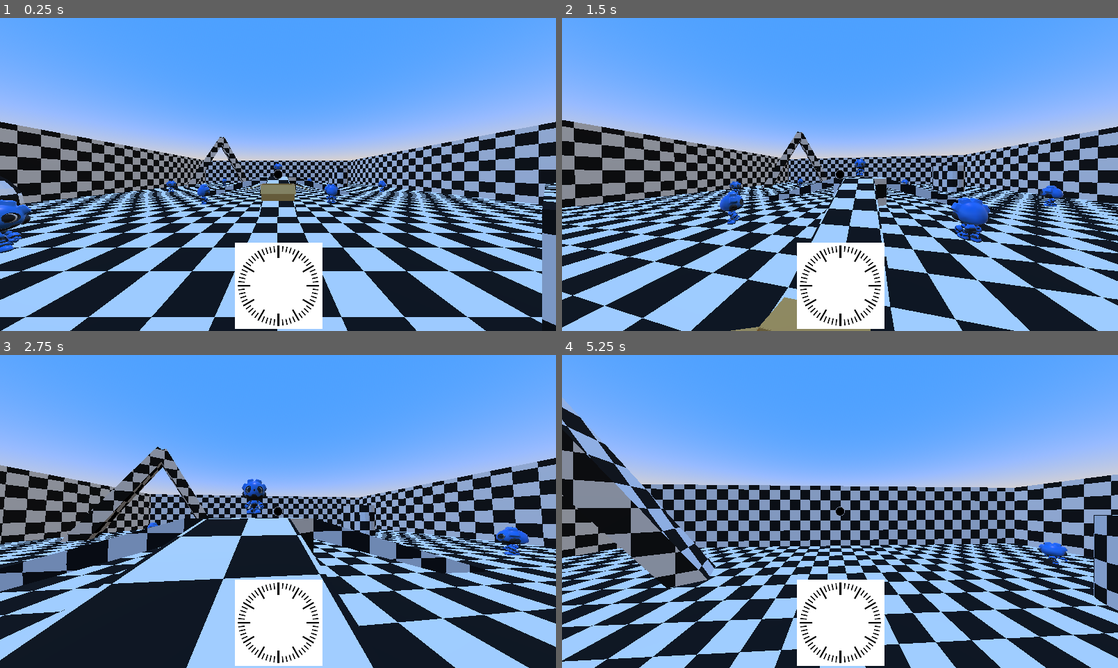
Above: before the commit, frames 1-4 (two rows, left to right).
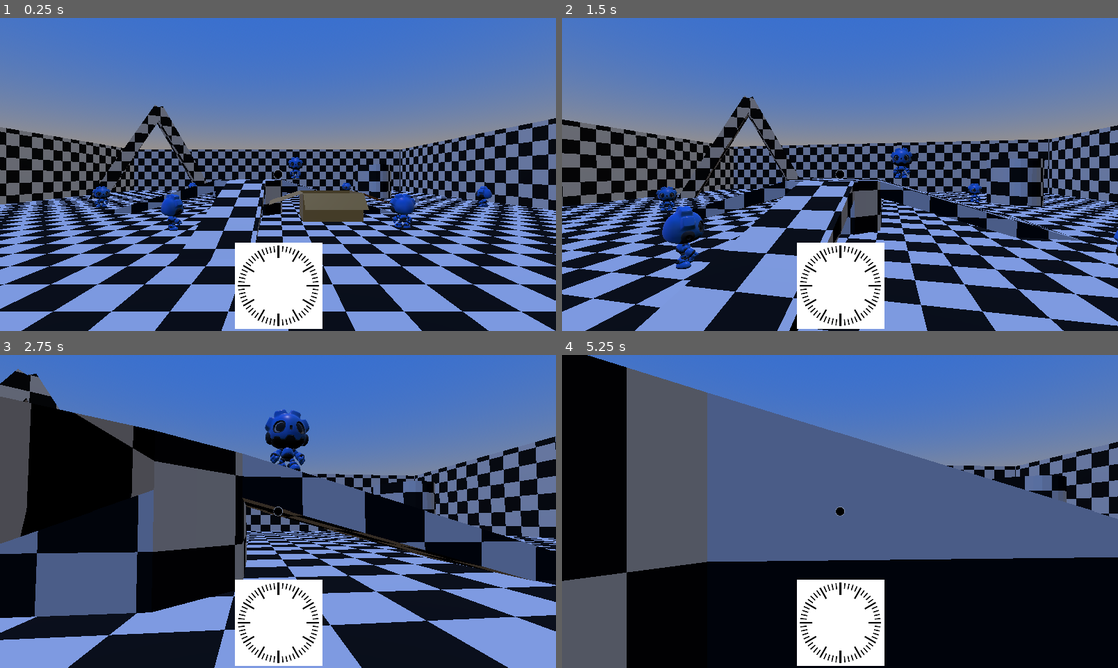
Above: after the commit, the same moments.

Repository: apet2929/brackeys-jam-16
Game: Godot game, scene res://scenes/main.tscn
Two runs of this game, one before a commit and one after it. Both use one fixed random seed, a clock stepped at 60 frames per second and the inputs below.
Inputs (mouse positions are in pixels of both pictures, inside the frame that each line leads up to):
- Up to frame 1 (0.25 s): no input
- Up to frame 2 (1.5 s): tap Enter (ui_accept) at 0.5 s; move the mouse to (867, 174) at 0.52 s; hold Ctrl (crouch) 0.53-1.28 s; hold W (forward) from 0.53 s (still down); click (867, 174) at 0.67 s; tap Space (jump) at 0.77 s; move the mouse to (812, 174) at 1.27 s; right-click (812, 174) at 1.35 s; click (812, 174) at 1.42 s
- Up to frame 3 (2.75 s): keep holding W (forward); tap Space (jump) at 1.52 s; move the mouse to (289, 505) at 2.02 s; hold Ctrl (crouch) from 2.03 s (still down); click (289, 505) at 2.17 s
- Up to frame 4 (5.25 s): keep holding W (forward); move the mouse to (834, 517) at 2.77 s; release Ctrl (crouch) at 2.78 s; right-click (834, 517) at 2.85 s; click (834, 517) at 2.92 s; tap Space (jump) at 3.02, 3.77, 4.52 s; move the mouse to (878, 514) at 3.52 s; hold Ctrl (crouch) 3.53-4.28 s; click (878, 514) at 3.67 s; move the mouse to (795, 508) at 4.27 s; right-click (795, 508) at 4.35 s; click (795, 508) at 4.42 s; move the mouse to (845, 511) at 5.02 s; hold Ctrl (crouch) from 5.03 s (still down); click (845, 511) at 5.17 s

The runs differ from the first frame. In frame 1, 84% of the frame differs, in the area x 0-100%, y 0-100%; in frame 2, 83%; in frame 3, 83%; in frame 4, 93%.

Commit message:
Greyscale filter, pause movement during dialogue

Diff:
--- /dev/null
+++ b/assets/main_compositor.tres
@@ -0,0 +1,18 @@
+[gd_resource type="Compositor" format=3 uid="uid://cd3pypt5f1gmv"]
+
+[ext_resource type="Script" uid="uid://d4mhlr4ml0k7k" path="res://assets/shaders/post_process_shader.gd" id="1_xhsaf"]
+
+[sub_resource type="CompositorEffect" id="CompositorEffect_xhsaf"]
+resource_local_to_scene = false
+resource_name = ""
+enabled = true
+effect_callback_type = 4
+needs_motion_vectors = false
+needs_normal_roughness = false
+script = ExtResource("1_xhsaf")
+shader_code = "float gray = color.r * 0.2125 + color.g * 0.7154 + color.b * 0.0721;
+color.rgb = vec3(gray);"
+metadata/_custom_type_script = "uid://d4mhlr4ml0k7k"
+
+[resource]
+compositor_effects = Array[CompositorEffect]([SubResource("CompositorEffect_xhsaf")])
--- a/assets/materials/mat_checkerboard.tres
+++ b/assets/materials/mat_checkerboard.tres
@@ -5,6 +5,6 @@
 [resource]
 render_priority = 0
 shader = ExtResource("1_g6sfa")
-shader_parameter/tiles = 10.0
+shader_parameter/square_size = 1.0
 shader_parameter/color_a = Color(1, 1, 1, 1)
 shader_parameter/color_b = Color(0, 0, 0, 1)
--- /dev/null
+++ b/assets/models/Notepad.tres
@@ -0,0 +1,5 @@
+[gd_resource type="StandardMaterial3D" format=3 uid="uid://b55vncb4hd6kh"]
+
+[resource]
+resource_name = "Notepad"
+cull_mode = 2
--- /dev/null
+++ b/assets/models/clipboard.tres
@@ -0,0 +1,5 @@
+[gd_resource type="StandardMaterial3D" format=3 uid="uid://yrl85r84cy1v"]
+
+[resource]
+resource_name = "clipboard"
+cull_mode = 2
--- /dev/null
+++ b/assets/models/rings.tres
@@ -0,0 +1,5 @@
+[gd_resource type="StandardMaterial3D" format=3 uid="uid://64fkrb122kgx"]
+
+[resource]
+resource_name = "rings"
+cull_mode = 2
--- /dev/null
+++ b/assets/shaders/post_process_greyscale.gd
@@ -0,0 +1,89 @@
+@tool
+class_name PostProcessGrayScale
+extends CompositorEffect
+
+var rd: RenderingDevice
+var shader: RID
+var pipeline: RID
+
+
+func _init() -> void:
+	effect_callback_type = EFFECT_CALLBACK_TYPE_POST_TRANSPARENT
+	rd = RenderingServer.get_rendering_device()
+	RenderingServer.call_on_render_thread(_initialize_compute)
+
+
+# System notifications, we want to react on the notification that
+# alerts us we are about to be destroyed.
+func _notification(what: int) -> void:
+	if what == NOTIFICATION_PREDELETE:
+		if shader.is_valid():
+			# Freeing our shader will also free any dependents such as the pipeline!
+			rd.free_rid(shader)
+
+
+#region Code in this region runs on the rendering thread.
+# Compile our shader at initialization.
+func _initialize_compute() -> void:
+	rd = RenderingServer.get_rendering_device()
+	if not rd:
+		return
+
+	# Compile our shader.
+	var shader_file := load("res://assets/shaders/post_process_grayscale.glsl")
+	var shader_spirv: RDShaderSPIRV = shader_file.get_spirv()
+
+	shader = rd.shader_create_from_spirv(shader_spirv)
+	if shader.is_valid():
+		pipeline = rd.compute_pipeline_create(shader)
+
+
+# Called by the rendering thread every frame.
+func _render_callback(p_effect_callback_type: EffectCallbackType, p_render_data: RenderData) -> void:
+	if rd and p_effect_callback_type == EFFECT_CALLBACK_TYPE_POST_TRANSPARENT and pipeline.is_valid():
+		# Get our render scene buffers object, this gives us access to our render buffers.
+		# Note that implementation differs per renderer hence the need for the cast.
+		var render_scene_buffers := p_render_data.get_render_scene_buffers()
+		if render_scene_buffers:
+			# Get our render size, this is the 3D render resolution!
+			var size: Vector2i = render_scene_buffers.get_internal_size()
+			if size.x == 0 and size.y == 0:
+				return
+
+			# We can use a compute shader here.
+			@warning_ignore("integer_division")
+			var x_groups := (size.x - 1) / 8 + 1
+			@warning_ignore("integer_division")
+			var y_groups := (size.y - 1) / 8 + 1
+			var z_groups := 1
+
+			# Create push constant.
+			# Must be aligned to 16 bytes and be in the same order as defined in the shader.
+			var push_constant := PackedFloat32Array([
+					size.x,
+					size.y,
+					0.0,
+					0.0,
+				])
+
+			# Loop through views just in case we're doing stereo rendering. No extra cost if this is mono.
+			var view_count: int = render_scene_buffers.get_view_count()
+			for view in view_count:
+				# Get the RID for our color image, we will be reading from and writing to it.
+				var input_image: RID = render_scene_buffers.get_color_layer(view)
+
+				# Create a uniform set, this will be cached, the cache will be cleared if our viewports configuration is changed.
+				var uniform := RDUniform.new()
+				uniform.uniform_type = RenderingDevice.UNIFORM_TYPE_IMAGE
+				uniform.binding = 0
+				uniform.add_id(input_image)
+				var uniform_set := UniformSetCacheRD.get_cache(shader, 0, [uniform])
+
+				# Run our compute shader.
+				var compute_list := rd.compute_list_begin()
+				rd.compute_list_bind_compute_pipeline(compute_list, pipeline)
+				rd.compute_list_bind_uniform_set(compute_list, uniform_set, 0)
+				rd.compute_list_set_push_constant(compute_list, push_constant.to_byte_array(), push_constant.size() * 4)
+				rd.compute_list_dispatch(compute_list, x_groups, y_groups, z_groups)
+				rd.compute_list_end()
+#endregion
--- /dev/null
+++ b/assets/shaders/post_process_shader.gd
@@ -0,0 +1,205 @@
+@tool
+class_name PostProcessShader
+extends CompositorEffect
+
+const TEMPLATE_SHADER: String = """#version 450
+
+#define MAX_VIEWS 2
+
+#include "godot/scene_data_inc.glsl"
+
+// Invocations in the (x, y, z) dimension.
+layout(local_size_x = 8, local_size_y = 8, local_size_z = 1) in;
+
+layout(set = 0, binding = 0, std140) uniform SceneDataBlock {
+	SceneData data;
+	SceneData prev_data;
+}
+scene_data_block;
+
+layout(rgba16f, set = 0, binding = 1) uniform image2D color_image;
+layout(set = 0, binding = 2) uniform sampler2D depth_texture;
+
+// Our push constant.
+// Must be aligned to 16 bytes, just like the push constant we passed from the script.
+layout(push_constant, std430) uniform Params {
+	vec2 raster_size;
+	float view;
+	float pad;
+} params;
+
+// The code we want to execute in each invocation.
+void main() {
+	ivec2 uv = ivec2(gl_GlobalInvocationID.xy);
+	ivec2 size = ivec2(params.raster_size);
+	int view = int(params.view);
+
+	if (uv.x >= size.x || uv.y >= size.y) {
+		return;
+	}
+
+	vec2 uv_norm = vec2(uv) / params.raster_size;
+
+	vec4 color = imageLoad(color_image, uv);
+	float depth = texture(depth_texture, uv_norm).r;
+
+	#COMPUTE_CODE
+
+	imageStore(color_image, uv, color);
+}"""
+
+@export_multiline var shader_code: String = "":
+	set(value):
+		mutex.lock()
+		shader_code = value
+		shader_is_dirty = true
+		mutex.unlock()
+
+var rd: RenderingDevice
+var shader: RID
+var pipeline: RID
+var nearest_sampler: RID
+
+var mutex := Mutex.new()
+var shader_is_dirty: bool = true
+
+
+func _init() -> void:
+	effect_callback_type = EFFECT_CALLBACK_TYPE_POST_TRANSPARENT
+	rd = RenderingServer.get_rendering_device()
+
+
+# System notifications, we want to react on the notification that
+# alerts us we are about to be destroyed.
+func _notification(what: int) -> void:
+	if what == NOTIFICATION_PREDELETE:
+		if shader.is_valid():
+			# Freeing our shader will also free any dependents such as the pipeline!
+			RenderingServer.free_rid(shader)
+		if nearest_sampler.is_valid():
+			rd.free_rid(nearest_sampler)
+
+
+#region Code in this region runs on the rendering thread.
+# Check if our shader has changed and needs to be recompiled.
+func _check_shader() -> bool:
+	if not rd:
+		return false
+
+	var new_shader_code: String = ""
+
+	# Check if our shader is dirty.
+	mutex.lock()
+	if shader_is_dirty:
+		new_shader_code = shader_code
+		shader_is_dirty = false
+	mutex.unlock()
+
+	# We don't have a (new) shader?
+	if new_shader_code.is_empty():
+		return pipeline.is_valid()
+
+	# Apply template.
+	new_shader_code = TEMPLATE_SHADER.replace("#COMPUTE_CODE", new_shader_code);
+
+	# Out with the old.
+	if shader.is_valid():
+		rd.free_rid(shader)
+		shader = RID()
+		pipeline = RID()
+
+	# In with the new.
+	var shader_source := RDShaderSource.new()
+	shader_source.language = RenderingDevice.SHADER_LANGUAGE_GLSL
+	shader_source.source_compute = new_shader_code
+	var shader_spirv: RDShaderSPIRV = rd.shader_compile_spirv_from_source(shader_source)
+
+	if shader_spirv.compile_error_compute != "":
+		push_error(shader_spirv.compile_error_compute)
+		push_error("In: " + new_shader_code)
+		return false
+
+	shader = rd.shader_create_from_spirv(shader_spirv)
+	if not shader.is_valid():
+		return false
+
+	pipeline = rd.compute_pipeline_create(shader)
+
+	return pipeline.is_valid()
+
+
+# Called by the rendering thread every frame.
+func _render_callback(p_effect_callback_type: EffectCallbackType, p_render_data: RenderData) -> void:
+	if rd and p_effect_callback_type == EFFECT_CALLBACK_TYPE_POST_TRANSPARENT and _check_shader():
+		# Get our render scene buffers object, this gives us access to our render buffers.
+		# Note that implementation differs per renderer hence the need for the cast.
+		var render_scene_buffers: RenderSceneBuffers = p_render_data.get_render_scene_buffers()
+		var scene_data: RenderSceneData = p_render_data.get_render_scene_data()
+		if render_scene_buffers and scene_data:
+			# Get our render size, this is the 3D render resolution!
+			var size: Vector2i = render_scene_buffers.get_internal_size()
+			if size.x == 0 and size.y == 0:
+				return
+
+			# We can use a compute shader here.
+			@warning_ignore("integer_division")
+			var x_groups: int = (size.x - 1) / 8 + 1
+			@warning_ignore("integer_division")
+			var y_groups: int = (size.y - 1) / 8 + 1
+			var z_groups: int = 1
+
+			# Create push constant.
+			# Must be aligned to 16 bytes and be in the same order as defined in the shader.
+			var push_constant := PackedFloat32Array([
+					size.x,
+					size.y,
+					0.0,
+					0.0,
+				])
+
+			# Make sure we have a sampler.
+			if not nearest_sampler.is_valid():
+				var sampler_state: RDSamplerState = RDSamplerState.new()
+				sampler_state.min_filter = RenderingDevice.SAMPLER_FILTER_NEAREST
+				sampler_state.mag_filter = RenderingDevice.SAMPLER_FILTER_NEAREST
+				nearest_sampler = rd.sampler_create(sampler_state)
+
+			# Loop through views just in case we're doing stereo rendering. No extra cost if this is mono.
+			var view_count: int = render_scene_buffers.get_view_count()
+			for view in view_count:
+				# Get the RID for our scene data buffer.
+				var scene_data_buffers: RID = scene_data.get_uniform_buffer()
+
+				# Get the RID for our color image, we will be reading from and writing to it.
+				var color_image: RID = render_scene_buffers.get_color_layer(view)
+
+				# Get the RID for our depth image, we will be reading from it.
+				var depth_image: RID = render_scene_buffers.get_depth_layer(view)
+
+				# Create a uniform set, this will be cached, the cache will be cleared if our viewports configuration is changed.
+				var scene_data_uniform := RDUniform.new()
+				scene_data_uniform.uniform_type = RenderingDevice.UNIFORM_TYPE_UNIFORM_BUFFER
+				scene_data_uniform.binding = 0
+				scene_data_uniform.add_id(scene_data_buffers)
+				var color_uniform := RDUniform.new()
+				color_uniform.uniform_type = RenderingDevice.UNIFORM_TYPE_IMAGE
+				color_uniform.binding = 1
+				color_uniform.add_id(color_image)
+				var depth_uniform := RDUniform.new()
+				depth_uniform.uniform_type = RenderingDevice.UNIFORM_TYPE_SAMPLER_WITH_TEXTURE
+				depth_uniform.binding = 2
+				depth_uniform.add_id(nearest_sampler)
+				depth_uniform.add_id(depth_image)
+				var uniform_set_rid: RID = UniformSetCacheRD.get_cache(shader, 0, [scene_data_uniform, color_uniform, depth_uniform])
+
+				# Set our view.
+				push_constant[2] = view
+
+				# Run our compute shader.
+				var compute_list: int = rd.compute_list_begin()
+				rd.compute_list_bind_compute_pipeline(compute_list, pipeline)
+				rd.compute_list_bind_uniform_set(compute_list, uniform_set_rid, 0)
+				rd.compute_list_set_push_constant(compute_list, push_constant.to_byte_array(), push_constant.size() * 4)
+				rd.compute_list_dispatch(compute_list, x_groups, y_groups, z_groups)
+				rd.compute_list_end()
+#endregion
--- a/project.godot
+++ b/project.godot
@@ -73,5 +73,4 @@
 [rendering]
 
 rendering_device/driver.windows="d3d12"
-renderer/rendering_method="gl_compatibility"
 renderer/rendering_method.mobile="gl_compatibility"
--- a/scenes/main.tscn
+++ b/scenes/main.tscn
@@ -7,6 +7,7 @@
 [ext_resource type="PackedScene" uid="uid://cwj6otb0ncbxh" path="res://scenes/box.tscn" id="4_jyhfs"]
 [ext_resource type="PackedScene" uid="uid://b50ifj6jw7wrf" path="res://scenes/test_environment.tscn" id="5_tefeu"]
 [ext_resource type="PackedScene" uid="uid://bovaiyxxqciui" path="res://scenes/npc.tscn" id="6_o6xl0"]
+[ext_resource type="Compositor" uid="uid://cd3pypt5f1gmv" path="res://assets/main_compositor.tres" id="6_tipki"]
 
 [sub_resource type="ProceduralSkyMaterial" id="ProceduralSkyMaterial_tipki"]
 sky_top_color = Color(0.20399365, 0.42910215, 0.82656664, 1)
@@ -20,7 +21,6 @@
 sky = SubResource("Sky_bcj7h")
 
 [sub_resource type="CameraAttributesPractical" id="CameraAttributesPractical_choun"]
-exposure_multiplier = 1.462
 auto_exposure_scale = 18.24
 auto_exposure_speed = 15.27
 dof_blur_far_distance = 0.83
@@ -35,6 +35,7 @@
 script = ExtResource("1_o5qli")
 
 [node name="UI" type="Control" parent="." unique_id=1313477241]
+process_mode = 3
 layout_mode = 3
 anchors_preset = 15
 anchor_right = 1.0
@@ -65,15 +66,16 @@
 
 [node name="Player" parent="." unique_id=1432795309 instance=ExtResource("3_jyhfs")]
 unique_name_in_owner = true
-transform = Transform3D(1, 0, 0, 0, 1, 0, 0, 0, 1, 0, -1.8304473, 16.073414)
+transform = Transform3D(1, 0, 0, 0, 1, 0, 0, 0, 1, -1.1561297, -1.8304473, 16.073414)
 
 [node name="box" parent="." unique_id=884456906 instance=ExtResource("4_jyhfs")]
 transform = Transform3D(1, 0, 0, 0, 1, 0, 0, 0, 1, 0, -0.7297361, 10.605847)
 do_cutscene = true
 
-[node name="WorldEnvironment2" type="WorldEnvironment" parent="." unique_id=461801802]
+[node name="WorldEnvironment" type="WorldEnvironment" parent="." unique_id=461801802]
 environment = SubResource("Environment_85g3d")
 camera_attributes = SubResource("CameraAttributesPractical_choun")
+compositor = ExtResource("6_tipki")
 
 [node name="OmniLight3D" type="OmniLight3D" parent="." unique_id=2036332589]
 transform = Transform3D(1, 0, 0, 0, 1, 0, 0, 0, 1, 0, 61.34642, -3.6503634)
@@ -84,7 +86,7 @@
 navigation_mesh = SubResource("NavigationMesh_ya4ey")
 
 [node name="test_environment" parent="NavigationRegion3D" unique_id=275823156 instance=ExtResource("5_tefeu")]
-transform = Transform3D(1, 0, 0, 0, 1, 0, 0, 0, 1, 0, -2.7025537, 0)
+transform = Transform3D(1, 0, 0, 0, 1, 0, 0, 0, 1, -2.9075642, -2.787363, 0.5215626)
 
 [node name="npc" parent="." unique_id=2075161850 instance=ExtResource("6_o6xl0")]
 transform = Transform3D(-1, 0, -8.742278e-08, 0, 1, 0, 8.742278e-08, 0, -1, 0, -0.5584538, 0)
--- a/scenes/player.tscn
+++ b/scenes/player.tscn
@@ -25,7 +25,8 @@
 script = ExtResource("2_g2els")
 
 [node name="Camera3D" type="Camera3D" parent="head" unique_id=1311345523]
-fov = 100.0
+fov = 66.5
+frustum_offset = Vector2(0.12, 0.405)
 
 [node name="interact_ray" type="RayCast3D" parent="head/Camera3D" unique_id=1062038984]
 unique_name_in_owner = true
--- a/scripts/main.gd
+++ b/scripts/main.gd
@@ -7,6 +7,8 @@
 signal current_time_updated(new_current_time)
 var current_time = 0.0
 const MAX_TIME = 100
+
+# In web builds, we can't capture mouse input until atleast 1 input event is registered
 var first_input_captured = false
 
 func _ready() -> void:
--- a/scripts/player.gd
+++ b/scripts/player.gd
@@ -8,6 +8,15 @@
 var currently_held = null
 var currently_held_layer = 0
 var crouched = false
+
+func _ready() -> void:
+	Globals.ui.dialogue_start.connect(
+		(func (_arg):
+			self.process_mode = Node.PROCESS_MODE_DISABLED))
+
+	Globals.ui.dialogue_end.connect(
+		(func ():
+			self.process_mode = Node.PROCESS_MODE_INHERIT))
 
 func _physics_process(delta: float) -> void:
 	if currently_held:
@@ -50,7 +59,8 @@
 		velocity.z = move_toward(velocity.z, 0, SPEED)
 
 	_push_away_rigid_bodies()
-	move_and_slide()
+	if !Globals.ui.in_dialogue(): # one last physics process seems to go through after pausing/unpausing node, causing error in Godot physics processing
+		move_and_slide()
 
 func _push_away_rigid_bodies():
 	for i in get_slide_collision_count():
--- a/scripts/ui.gd
+++ b/scripts/ui.gd
@@ -16,6 +16,9 @@
 
 func update_timer(time):
 	$Timer.value = Globals.main.MAX_TIME - time
+
+func in_dialogue() -> bool:
+	return current_dialogue != null
 
 func start_dialogue(dialogue_lines: SpeakerLines):
 	set_dialogue(dialogue_lines)
Binary file added: assets/models/notepad.glb
Not shown, added: assets/models/notepad.glb.import
Not shown, added: assets/shaders/post_process_greyscale.gd.uid
Not shown, added: assets/shaders/post_process_greyscale.glsl
Not shown, added: assets/shaders/post_process_greyscale.glsl.import
Not shown, added: assets/shaders/post_process_shader.gd.uid
Not shown, changed: export_presets.cfg
